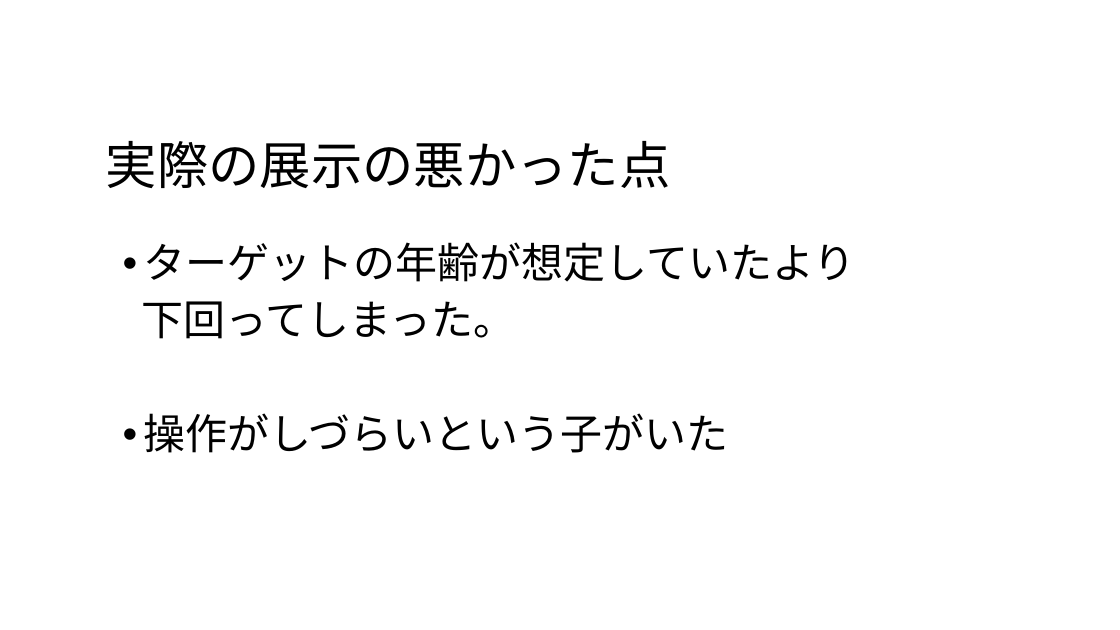
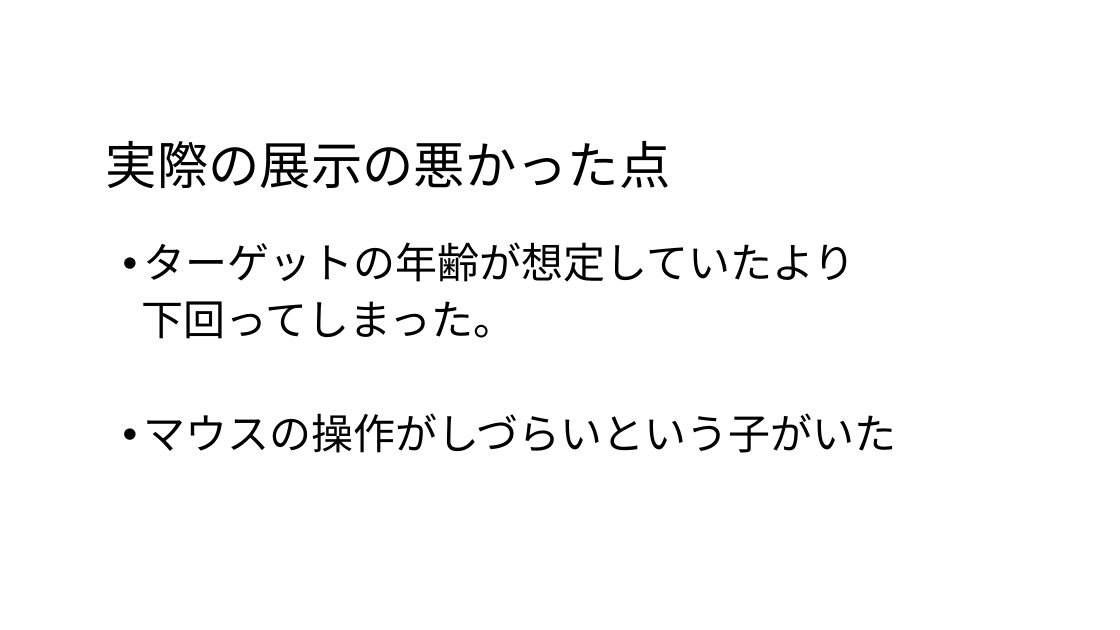
Before and after one commit to alto1412/Yokoari1207, a slide deck: slide 7 of よこありくんのプレゼンa.pptx. Drawn at 1120x630 pixels with LibreOffice and Linux fonts; fonts in the diff are those of the drawing; background and template pictures are left out. Boxes give left, top, right and bottom in pixels: in the first picture for what was removed or moved away, otherwise in the second. Text is boxed around its words. In the diff, an @@ line names an element or a change of style, - is before the commit and + after.

Commit message:
パワポ修正

```diff
--- a/よこありくんのプレゼンa.pptx
+++ b/よこありくんのプレゼンa.pptx
@@ text at (144, 413, 897, 453): text changed @@
-• 操作がしづらいという子がいた
+• マウスの操作がしづらいという子がいた
```
